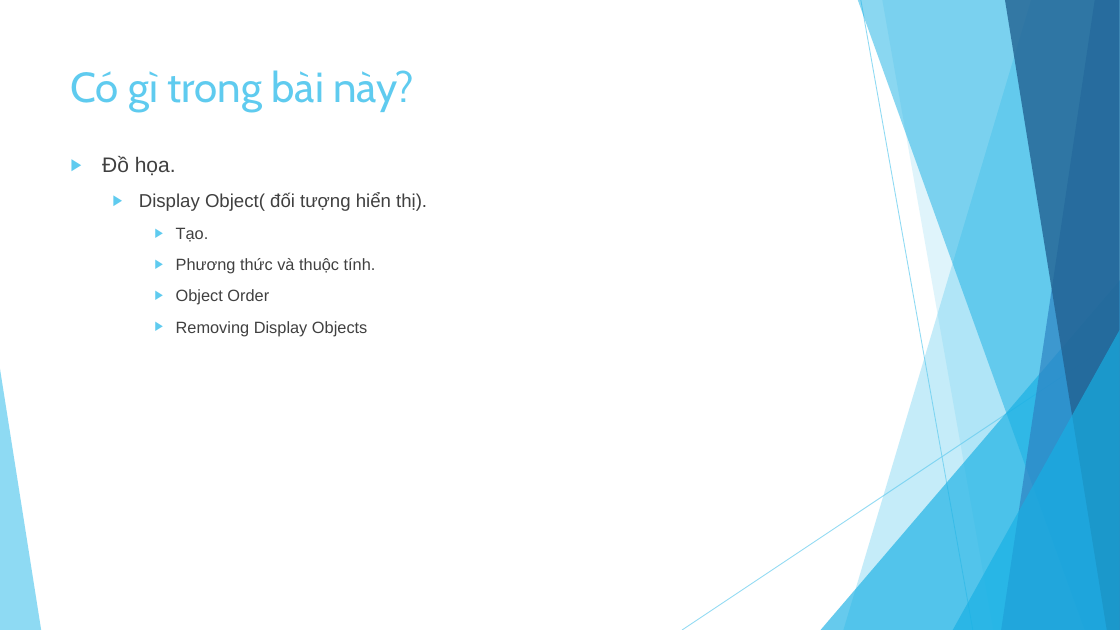
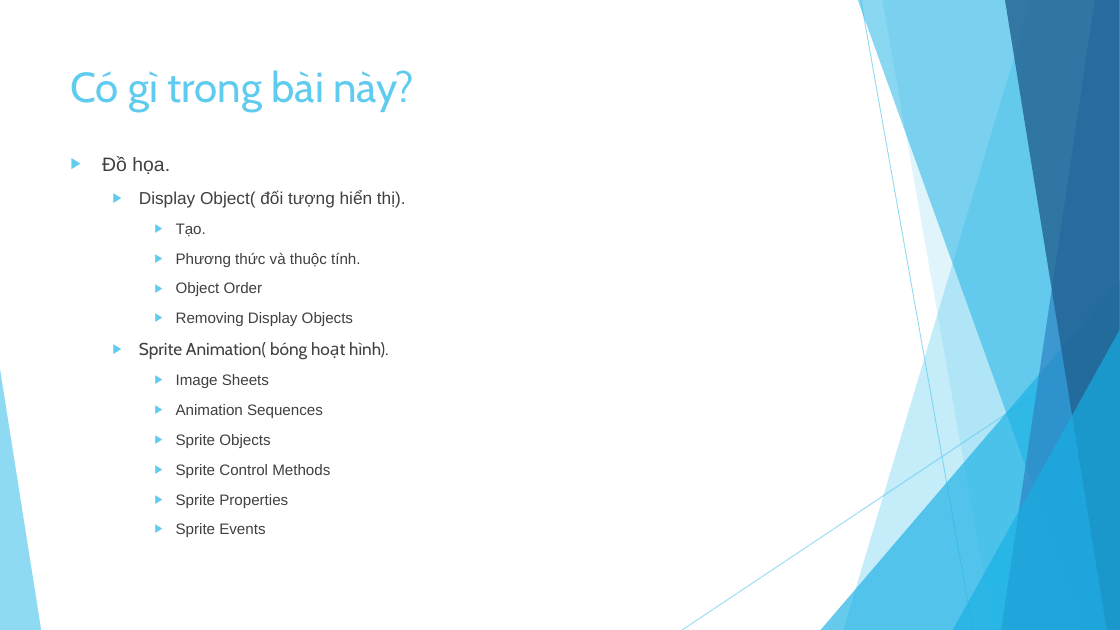
Before and after one commit to ndthanhdev/TDT-Spring-2017, a slide deck: slide 3 of Corona/Presentation1.pptx. Drawn at 1120x630 pixels with LibreOffice and Linux fonts; fonts in the diff are those of the drawing. Boxes give left, top, right and bottom in pixels: in the first picture for what was removed or moved away, otherwise in the second. Text is boxed around its words. In the diff, an @@ line names an element or a change of style, - is before the commit and + after.

Commit message:
111

```diff
--- a/Corona/Presentation1.pptx
+++ b/Corona/Presentation1.pptx
@@ text at (102, 156, 406, 326): size 18 to 16.6 pt in "Đồ họa."; size 16 to 14.8 pt in "Display Object( đối tượng hiển thị)."; size 14 to 12.9 pt in "Tạo.", "Phương thức và thuộc tính.", "Object Order", "Removing Display Objects" @@
@@ text at (139, 342, 389, 537): paragraphs added @@
+  ▶ Sprite Animation( bóng hoạt hình).
+    ▶ Image Sheets
+    ▶ Animation Sequences
+    ▶ Sprite Objects
+    ▶ Sprite Control Methods
+    ▶ Sprite Properties
+    ▶ Sprite Events
```
Also in this commit, not shown: 1 other slide changed, 10 slides added, 1 slide removed.
